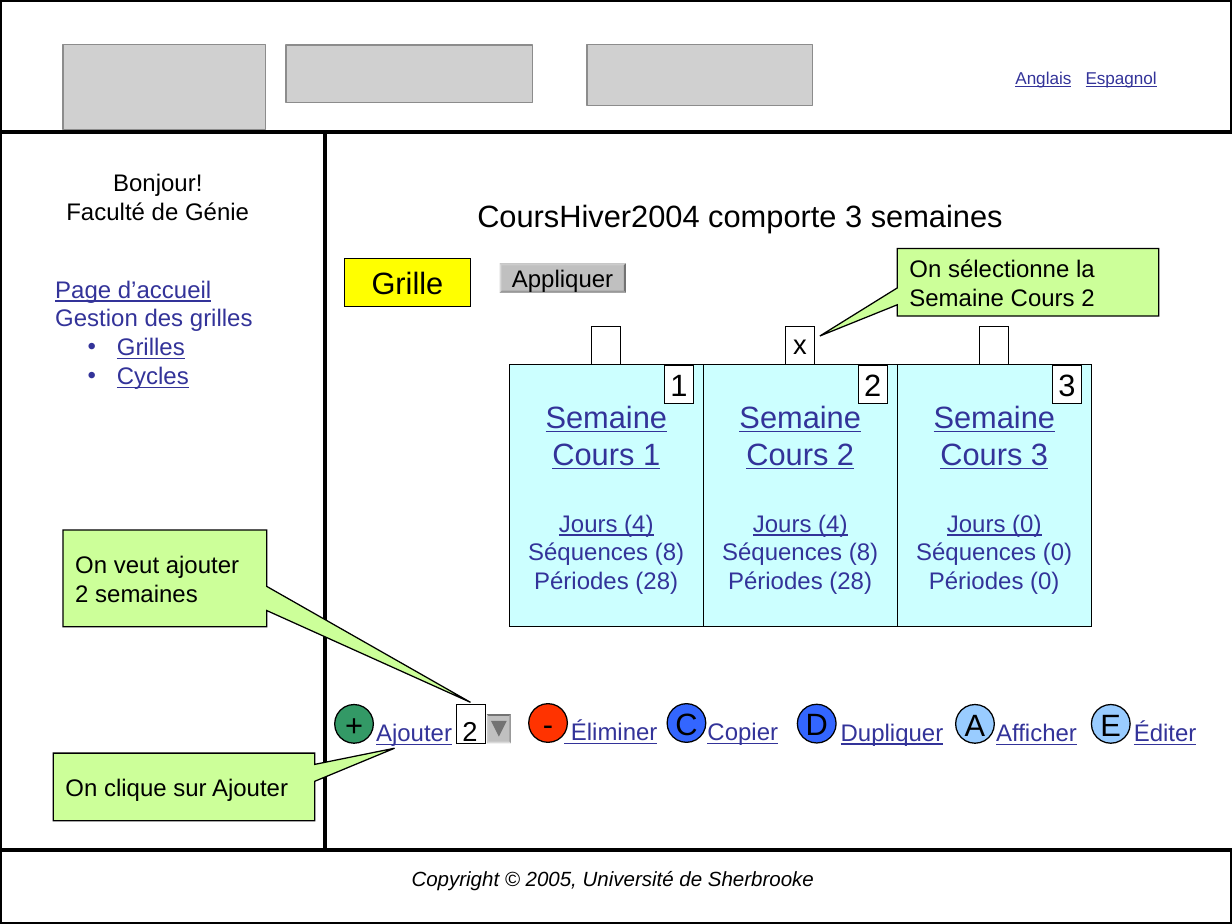
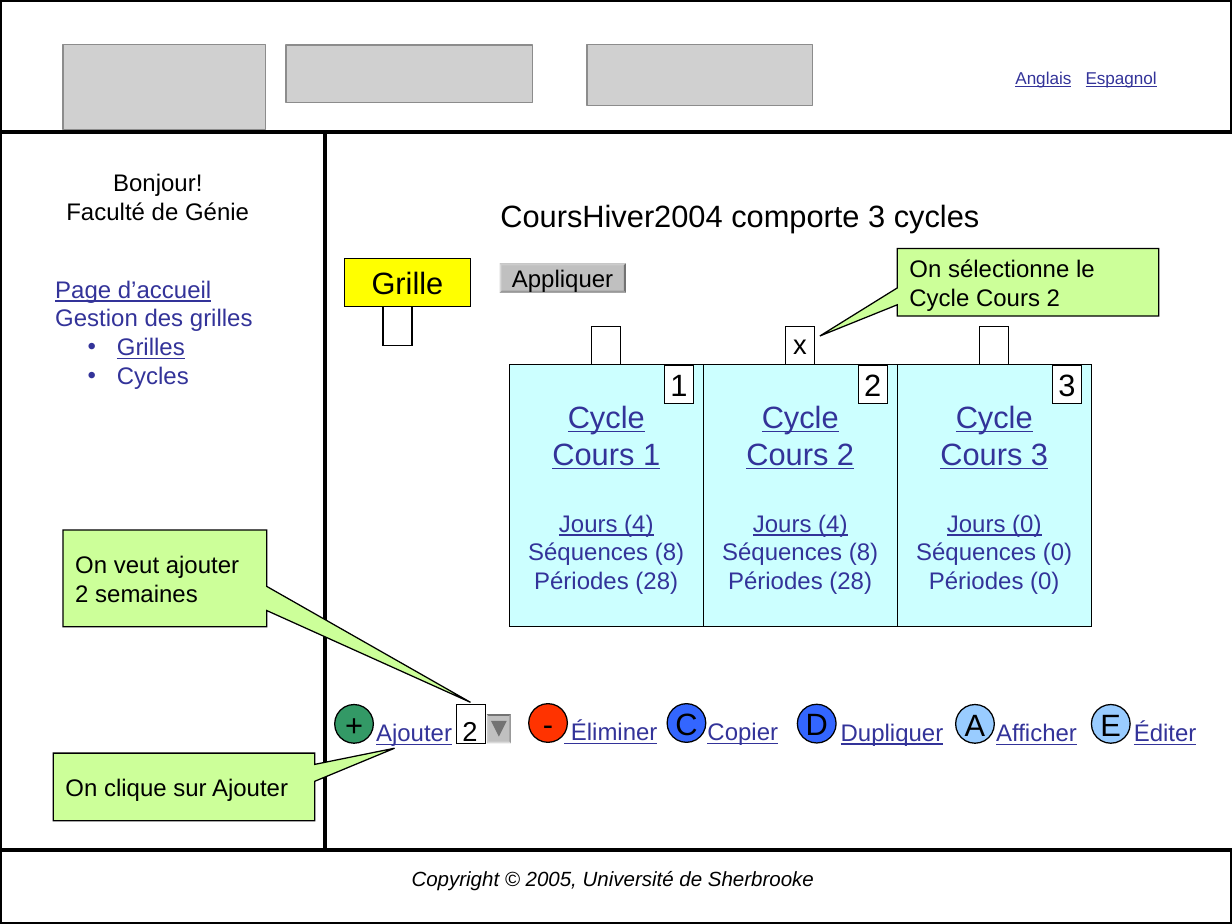
Before and after one commit to gonr1001/diamant, a slide deck: slide 30 of Diamant2.0/Conception/CreationGrille2.ppt (slide 26 before the commit). Drawn at 1232x924 pixels with LibreOffice and Linux fonts; fonts in the diff are those of the drawing; grey boxes stand for pictures. Boxes give left, top, right and bottom in pixels: in the first picture for what was removed or moved away, otherwise in the second. Text is boxed around its words. In the diff, an @@ line names an element or a change of style, - is before the commit and + after.

```diff
--- a/Diamant2.0/Conception/CreationGrille2.ppt
+++ b/Diamant2.0/Conception/CreationGrille2.ppt
@@ text at (x1=500, y1=204, x2=980, y2=233): text changed @@
-CoursHiver2004 comporte 3 semaines
+CoursHiver2004 comporte 3 cycles
@@ text in speech box at (x1=909, y1=259, x2=1095, y2=311): text changed @@
-On sélectionne la Semaine Cours 2
+On sélectionne le Cycle Cours 2
@@ rectangle added at (x1=383, y1=307, x2=413, y2=345), fill #FFFFFF, outline #000000 0.74 pt @@
@@ text at (x1=117, y1=366, x2=189, y2=389): underline off in "Cycles" @@
@@ text in rectangle at (x1=568, y1=405, x2=645, y2=433): text changed @@
-Semaine
+Cycle
@@ text in rectangle at (x1=762, y1=405, x2=839, y2=433): text changed @@
-Semaine
+Cycle
@@ text in rectangle at (x1=956, y1=405, x2=1033, y2=433): text changed @@
-Semaine
+Cycle
```
Also in this commit, not shown: 20 other slides changed, 5 slides added, 3 other files.
